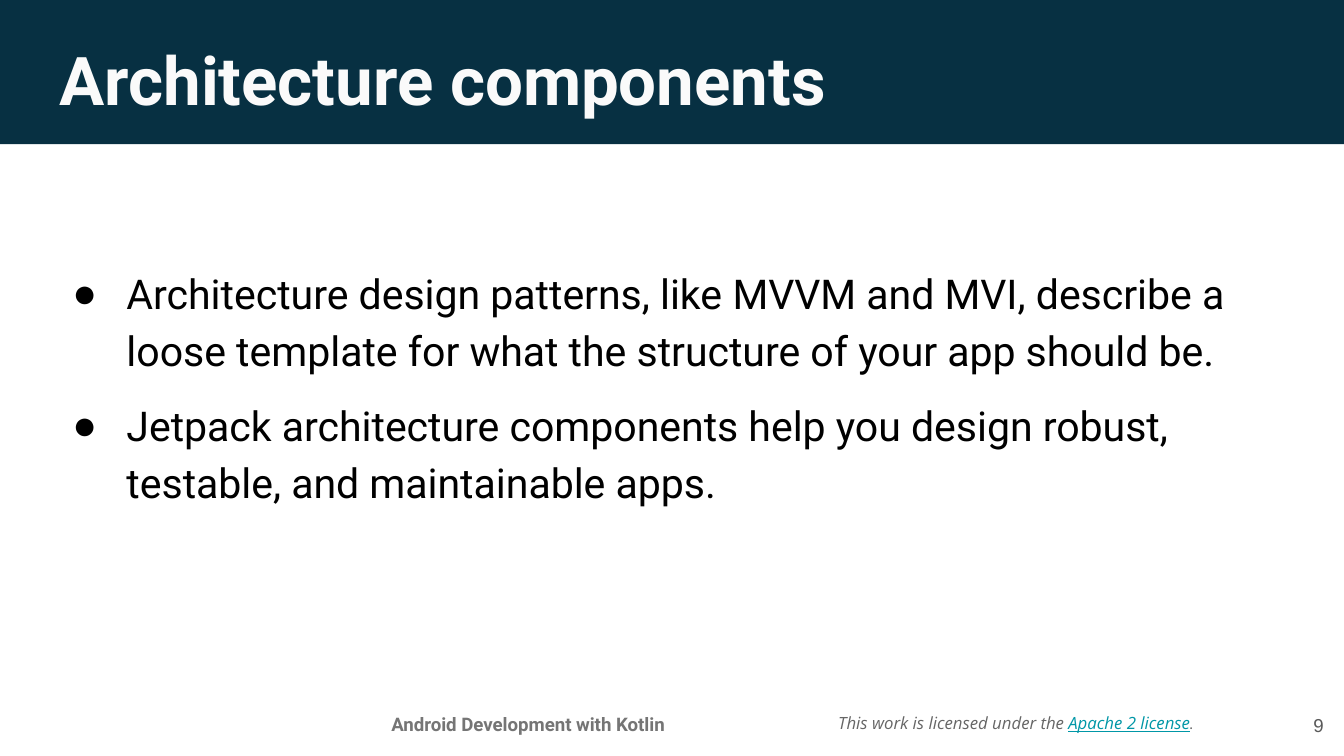
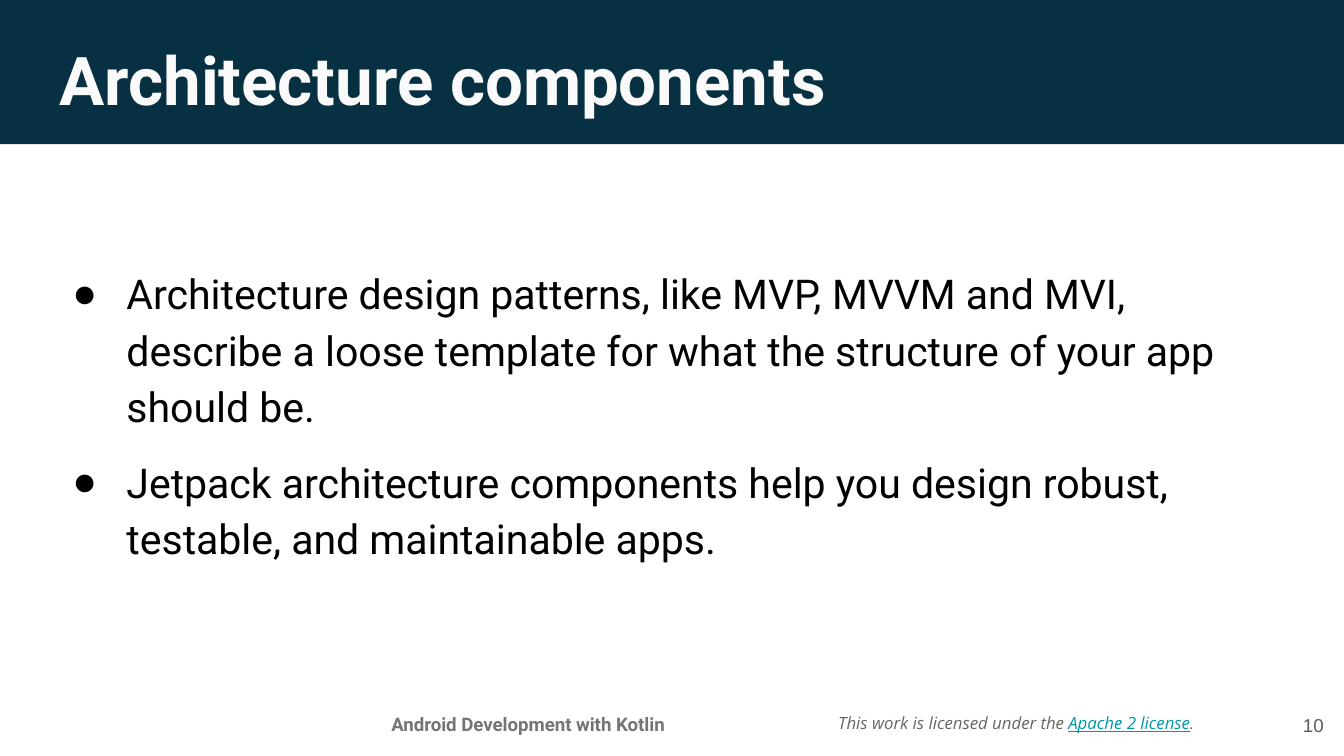
Before and after one commit to walkman617/AndroidDevKotlin, a slide deck: slide 10 of Unit3/Lesson 8 App architecture (UI Layer).pptx (slide 9 before the commit). Drawn at 1344x756 pixels with LibreOffice and Linux fonts; fonts in the diff are those of the drawing; background and template pictures are left out. Boxes give left, top, right and bottom in pixels: in the first picture for what was removed or moved away, otherwise in the second. Text is boxed around its words. In the diff, an @@ line names an element or a change of style, - is before the commit and + after.

```diff
--- a/Unit3/Lesson 8 App architecture (UI Layer).pptx
+++ b/Unit3/Lesson 8 App architecture (UI Layer).pptx
@@ text at [126, 278, 1214, 423]: text changed @@
-● Architecture design patterns, like MVVM and MVI, describe a loose template for what the structure of your app should be.
+● Architecture design patterns, like MVP, MVVM and MVI, describe a loose template for what the structure of your app should be.
@@ page number at [1303, 719, 1324, 732]: text changed @@
-9
+10
```
Also in this commit, not shown: 2 other slides changed, 7 slides added, 3 other files.
